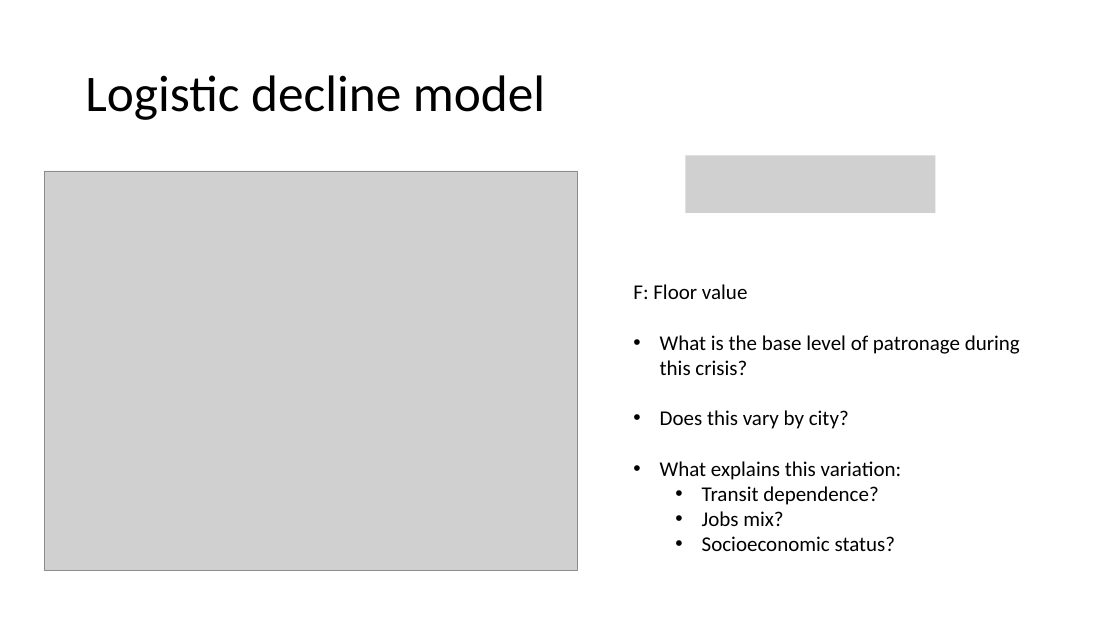
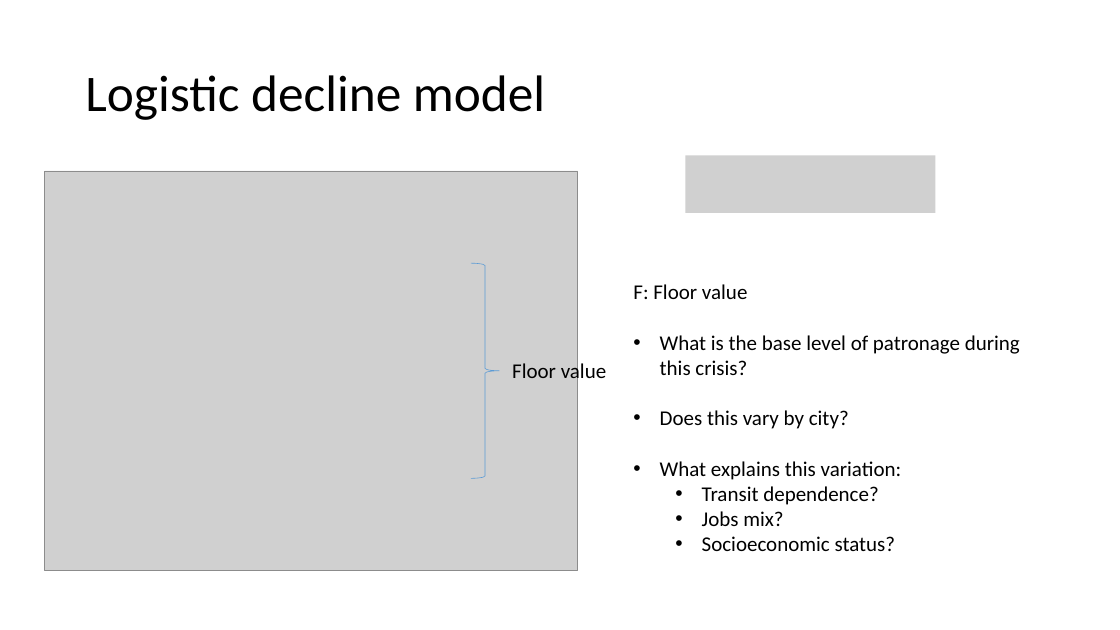
Before and after one commit to luyuliu/COVID-Transit-Demand, a slide deck: slide 4 of doc/pre_results.pptx (slide 3 before the commit). Drawn at 1120x630 pixels with LibreOffice and Linux fonts; fonts in the diff are those of the drawing; grey boxes stand for pictures. Boxes give left, top, right and bottom in pixels: in the first picture for what was removed or moved away, otherwise in the second. Text is boxed around its words. In the diff, an @@ line names an element or a change of style, - is before the commit and + after.

```diff
--- a/doc/pre_results.pptx
+++ b/doc/pre_results.pptx
@@ right brace added at (471,263,499,478), outline #5B9BD5 0.5 pt @@
@@ text added at (512,361,606,385), 18 pt, text #000000 @@
+Floor value
```
Also in this commit, not shown: 4 other slides changed, 11 slides added, 7 slides removed, 1 other file.
